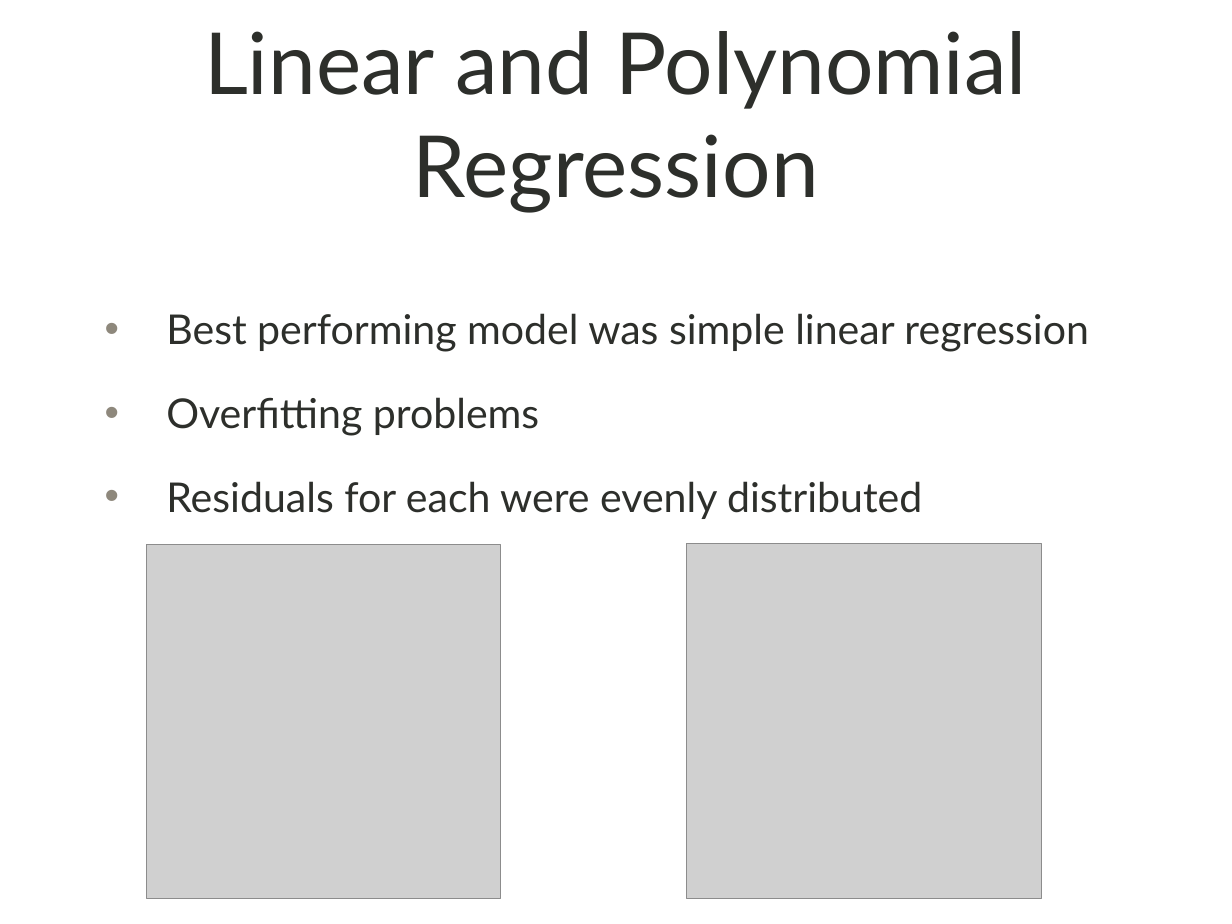
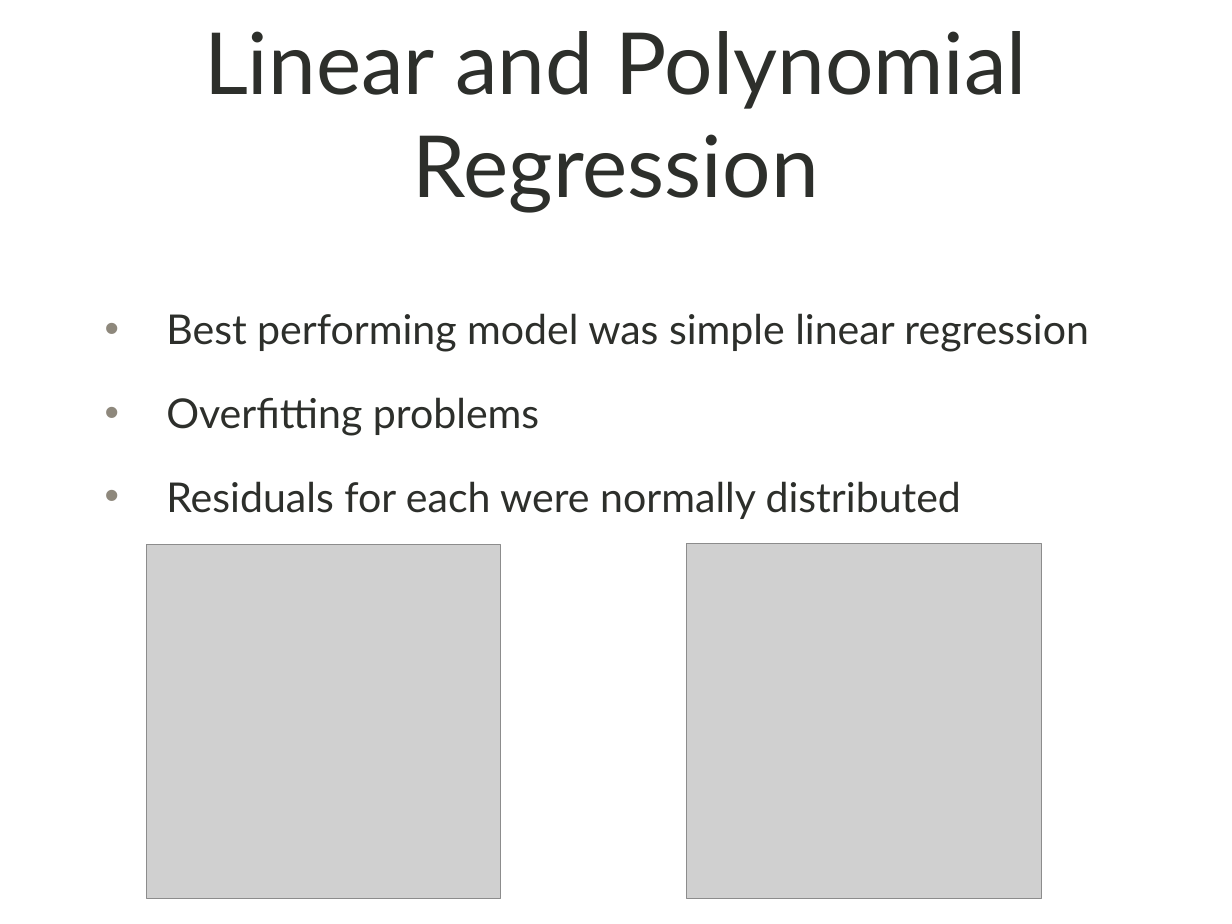
Before and after one commit to maddyobrienjones/project_luther, a slide deck: slide 6 of luther.pptx (slide 7 before the commit). Drawn at 1232x924 pixels with LibreOffice and Linux fonts; fonts in the diff are those of the drawing; grey boxes stand for pictures; background and template pictures are left out. Boxes give left, top, right and bottom in pixels: in the first picture for what was removed or moved away, otherwise in the second. Text is boxed around its words. In the diff, an @@ line names an element or a change of style, - is before the commit and + after.

```diff
--- a/luther.pptx
+++ b/luther.pptx
@@ text at <box>166,481,961,519</box>: text changed @@
-• Residuals for each were evenly distributed
+• Residuals for each were normally distributed
```
Also in this commit, not shown: 3 other slides changed, 1 slide removed, 1 other file.
